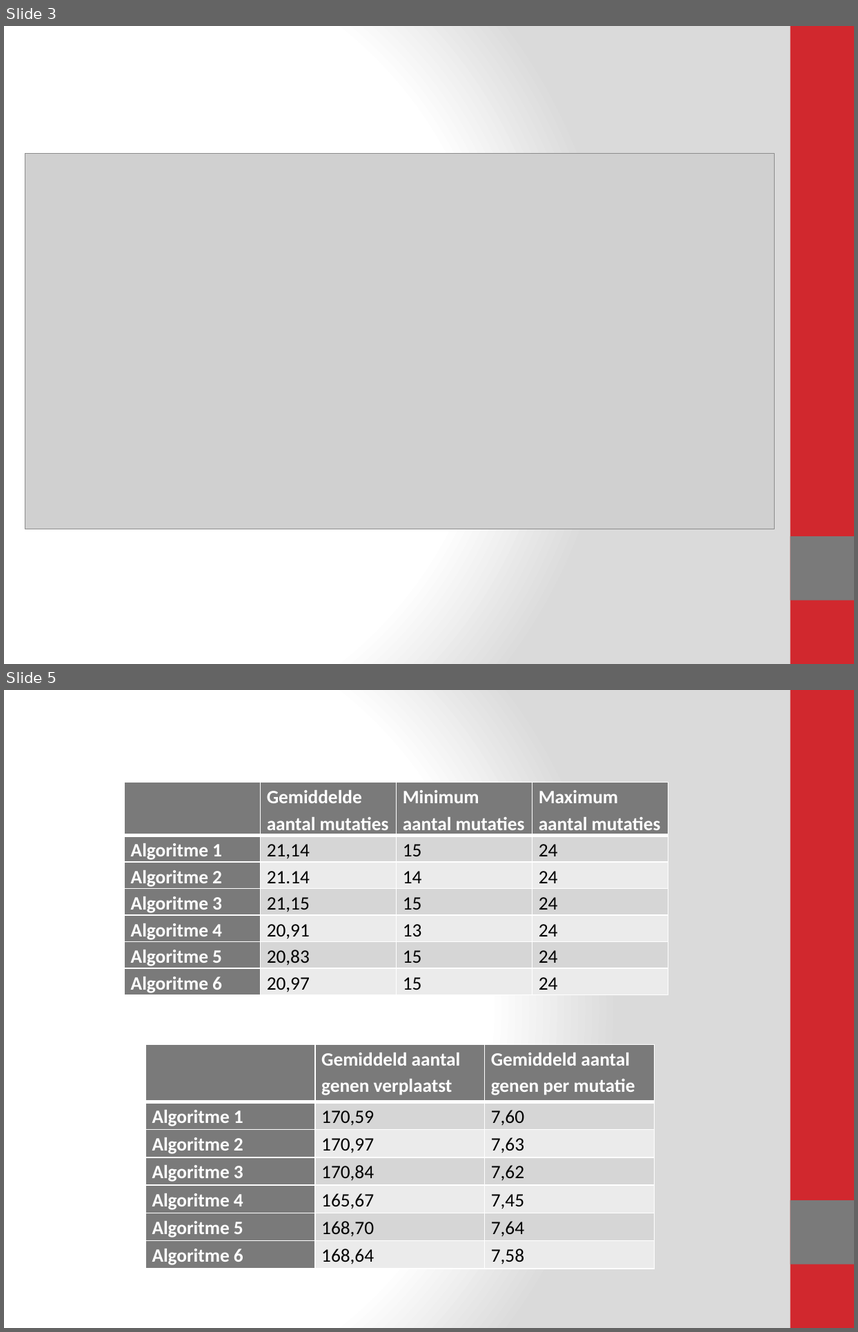
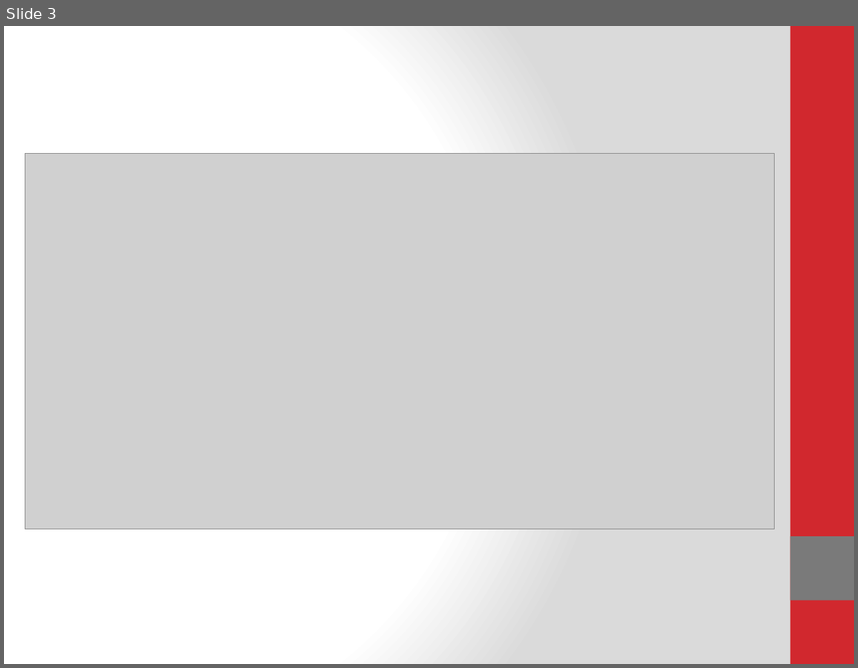
Before and after one commit to Blomr/Fruitvliegen, a slide deck: Fruitvliegen_Presentatie.pptx. Shown one above the other, each under a label of ours: slides 3 and 5 before the commit, slide 3 after it; the slides between them are not shown. The pictures are 858x1332 and 858x668 pixels, drawn with LibreOffice and Linux fonts; fonts in the diff are those of the drawing; grey boxes stand for pictures. Boxes give left, top, right and bottom in pixels: in the first picture for what was removed or moved away, otherwise in the second. Text is boxed around its words. In the diff, an @@ line names an element or a change of style, - is before the commit and + after.

```diff
--- a/Fruitvliegen_Presentatie.pptx
+++ b/Fruitvliegen_Presentatie.pptx
@@ slide 5 removed at bbox=[4, 690, 854, 1328], background gradient #FFFFFF to #DADADA; not listed: 2 template elements that a slide beside it also shows @@
@@ table removed at bbox=[125, 782, 668, 996], 7 rows, 4 columns @@
- | Gemiddelde aantal mutaties | Minimum aantal mutaties | Maximum aantal mutaties
-Algoritme 1 | 21,14 | 15 | 24
-Algoritme 2 | 21.14 | 14 | 24
-Algoritme 3 | 21,15 | 15 | 24
-Algoritme 4 | 20,91 | 13 | 24
-Algoritme 5 | 20,83 | 15 | 24
-Algoritme 6 | 20,97 | 15 | 24
@@ table removed at bbox=[146, 1045, 653, 1269], 7 rows, 3 columns @@
- | Gemiddeld aantal genen verplaatst | Gemiddeld aantal genen per mutatie
-Algoritme 1 | 170,59 | 7,60
-Algoritme 2 | 170,97 | 7,63
-Algoritme 3 | 170,84 | 7,62
-Algoritme 4 | 165,67 | 7,45
-Algoritme 5 | 168,70 | 7,64
-Algoritme 6 | 168,64 | 7,58
```
Also in this commit, not shown: 2 slides changed, 8 slides added, 1 other slide removed.
